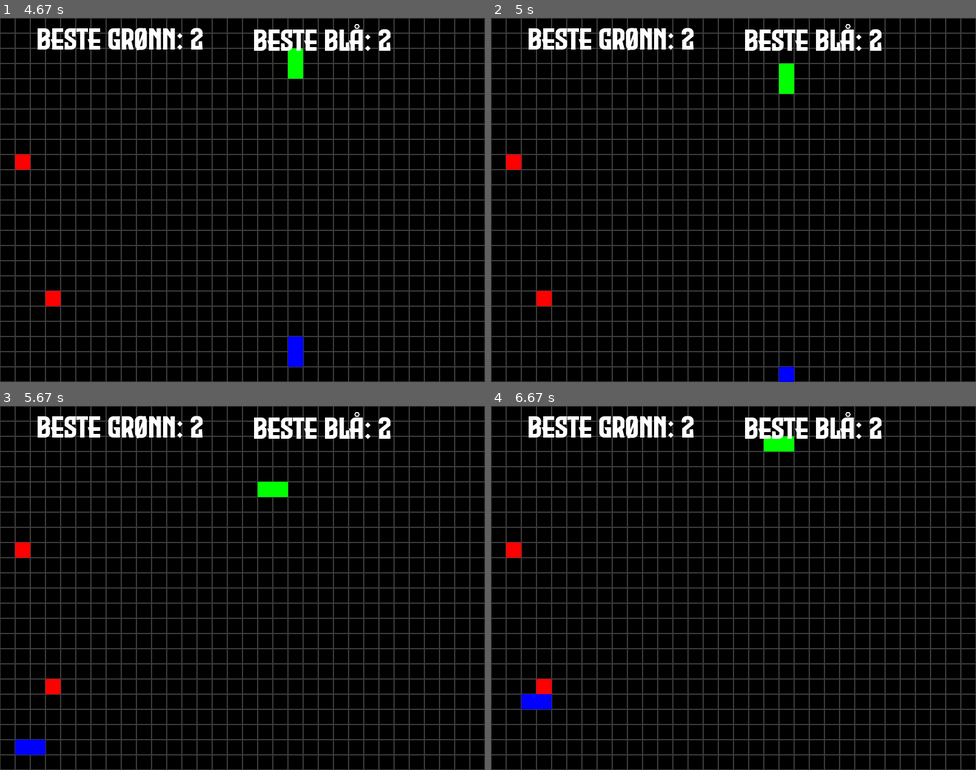
Above: before the commit, frames 1-4 (two rows, left to right).
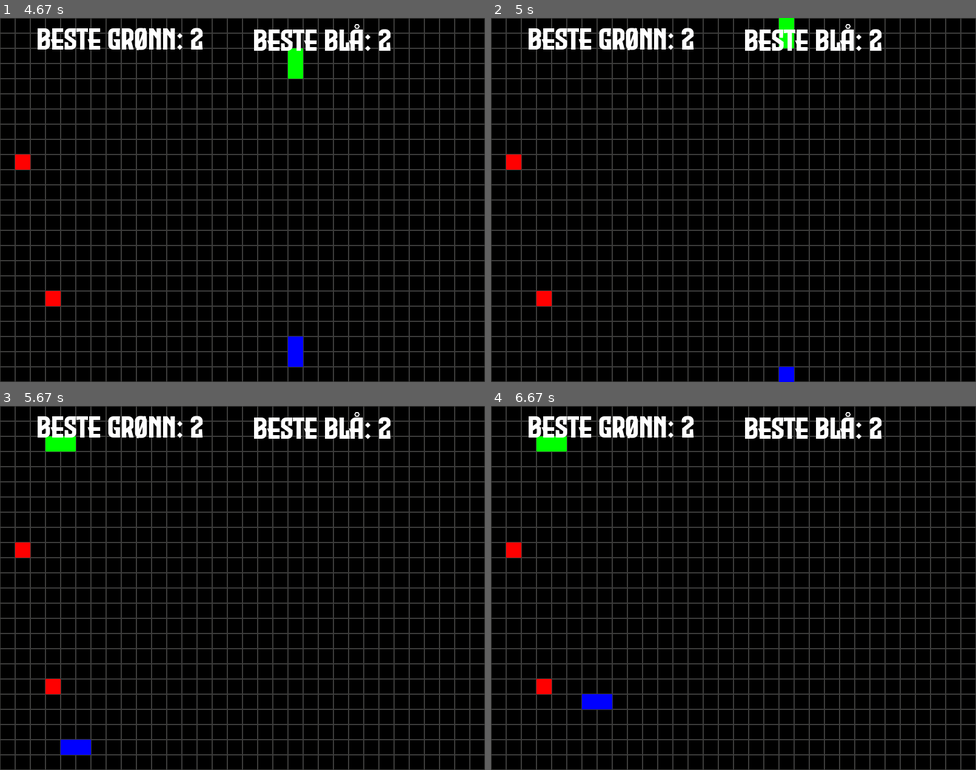
Above: after the commit, the same moments.

Repository: Momant24/Pygamehogorm
Game: pygame game, started from game.py
Two runs of this game, one before a commit and one after it. Both use one fixed random seed, a clock stepped at 60 frames per second and the inputs below.
Inputs:
- Up to frame 1 (4.67 s): tap 2 at 0.33 s; hold S 0.67-1.13 s; hold Right 0.67-1.13 s; tap D at 1.17 s; hold Up 2.27-2.8 s; hold Right 2.83-3.38 s; hold W 4-4.55 s; hold Down 4-4.55 s; hold Down from 4.58 s (still down); hold S from 4.58 s (still down)
- Up to frame 2 (5 s): keep holding Down; keep holding S
- Up to frame 3 (5.67 s): release Down at 5.13 s; release S at 5.13 s; hold Left from 5.17 s (still down); hold A from 5.17 s (still down)
- Up to frame 4 (6.67 s): release Left at 5.72 s; release A at 5.72 s; hold Up 5.75-6.3 s; hold W 5.75-6.3 s; hold Right from 6.33 s (still down); hold D from 6.33 s (still down)

Frame 1 is identical in both runs. In frame 2, 0.4% of the frame differs, in the area x 59-63%, y 0-21%; in frame 3, 1.0%, in the area x 3-60%, y 8-96%; in frame 4, 1.0%.

Commit message:
Ikke gå baklengs
Fiksa at man ikke kan gå bakover og drepe se selv hvis man går oppover og trykker på neddover knappen

Diff:
--- a/game.py
+++ b/game.py
@@ -136,30 +136,30 @@
             sys.exit()
 
         if hendelse.type == pg.KEYDOWN:
-            if hendelse.key == pg.K_s:
+            if hendelse.key == pg.K_s and hogorm1._ydir != -1:
                 hogorm1._ydir = 1
                 hogorm1._xdir = 0
-            elif hendelse.key == pg.K_w:
+            elif hendelse.key == pg.K_w and hogorm1._ydir != 1:
                 hogorm1._ydir = -1
                 hogorm1._xdir = 0
-            elif hendelse.key == pg.K_d:
+            elif hendelse.key == pg.K_d and hogorm1._xdir != -1:
                 hogorm1._ydir = 0
                 hogorm1._xdir = 1
-            elif hendelse.key == pg.K_a:
+            elif hendelse.key == pg.K_a and hogorm1._xdir != 1:
                 hogorm1._ydir = 0
                 hogorm1._xdir = -1
 
             if antall_spillere == 2:
-                if hendelse.key == pg.K_DOWN:
+                if hendelse.key == pg.K_DOWN and hogorm2._ydir != -1:
                     hogorm2._ydir = 1
                     hogorm2._xdir = 0
-                elif hendelse.key == pg.K_UP:
+                elif hendelse.key == pg.K_UP and hogorm2._ydir != 1:
                     hogorm2._ydir = -1
                     hogorm2._xdir = 0
-                elif hendelse.key == pg.K_RIGHT:
+                elif hendelse.key == pg.K_RIGHT and hogorm2._xdir != -1:
                     hogorm2._ydir = 0
                     hogorm2._xdir = 1
-                elif hendelse.key == pg.K_LEFT:
+                elif hendelse.key == pg.K_LEFT and hogorm2._xdir != 1:
                     hogorm2._ydir = 0
                     hogorm2._xdir = -1
 
